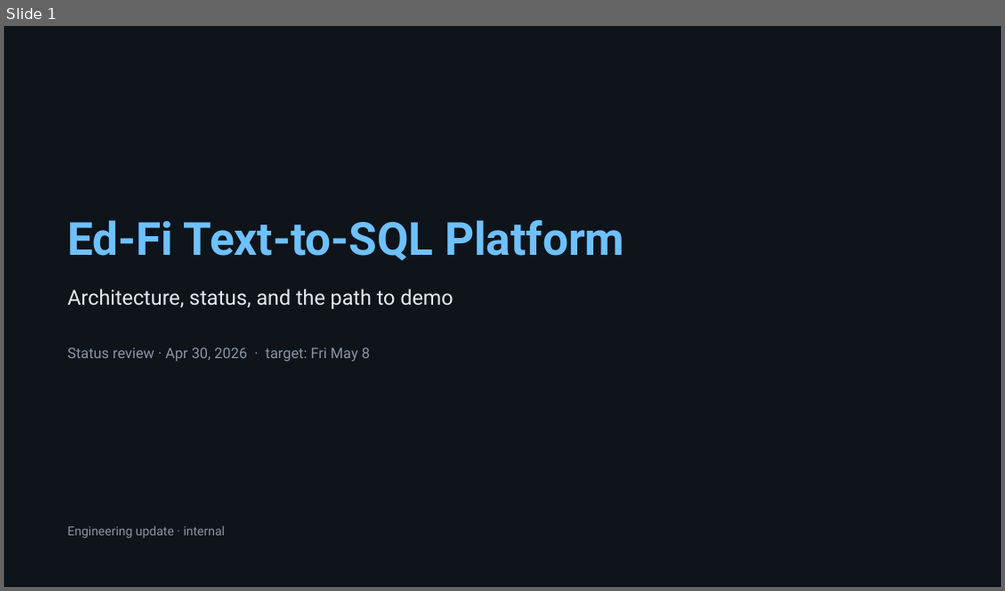
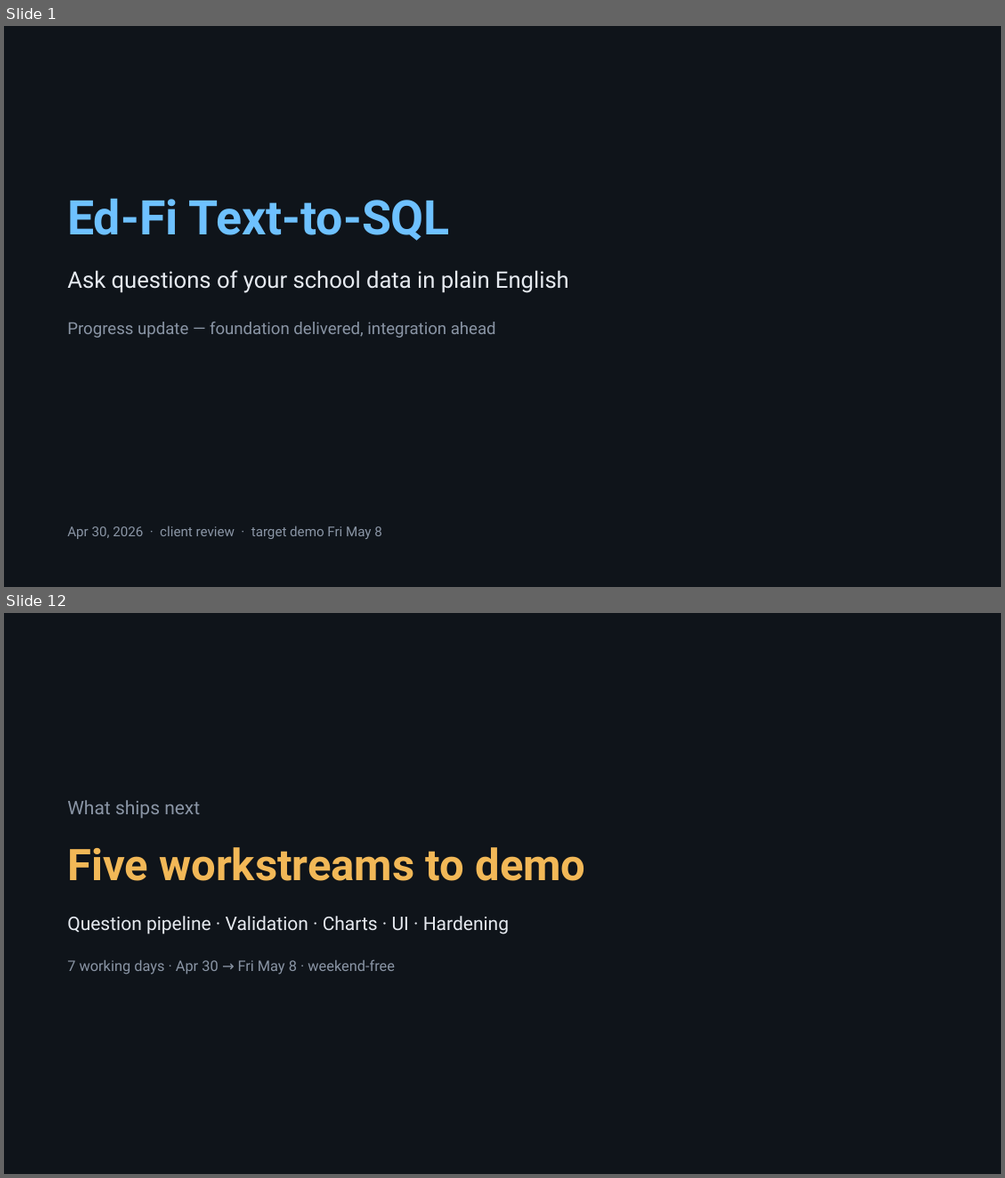
Before and after one commit to bharatmohanthakur/heavy_text2sql, a slide deck: docs/architecture_deck.pptx. Shown one above the other, each under a label of ours: slide 1 before the commit, slides 1 and 12 after it; the slides between them are not shown. The pictures are 1005x591 and 1005x1178 pixels, drawn with LibreOffice and Linux fonts; fonts in the diff are those of the drawing. Boxes give left, top, right and bottom in pixels: in the first picture for what was removed or moved away, otherwise in the second. Text is boxed around its words. In the diff, an @@ line names an element or a change of style, - is before the commit and + after.

```diff
--- a/docs/architecture_deck.pptx
+++ b/docs/architecture_deck.pptx
@@ slide 12 added at [4, 613, 1001, 1174], background #0F141A @@
@@ text added at [67, 800, 200, 818], 18 pt, text #8A95A5 @@
+What ships next
@@ text added at [67, 847, 585, 881], 42 pt, text #F2B857, bold @@
+Five workstreams to demo
@@ text added at [67, 916, 509, 934], 18 pt, text #E6EAF0 @@
+Question pipeline · Validation · Charts · UI · Hardening
@@ text added at [67, 959, 395, 974], 14 pt, text #8A95A5 @@
+7 working days · Apr 30 → Fri May 8 · weekend-free
@@ slide 1 changed as well @@
@@ text at [67, 198, 450, 240]: text changed; size 44 to 46 pt @@
-Ed-Fi Text-to-SQL Platform
+Ed-Fi Text-to-SQL
@@ text at [67, 270, 569, 293]: text changed; size 20 to 22 pt @@
-Architecture, status, and the path to demo
+Ask questions of your school data in plain English
@@ text at [67, 321, 496, 338]: text changed; size 14 to 16 pt @@
-Status review · Apr 30, 2026 · target: Fri May 8
+Progress update — foundation delivered, integration ahead
@@ text at [67, 525, 382, 539]: text changed; size 12 to 13 pt @@
-Engineering update · internal
+Apr 30, 2026 · client review · target demo Fri May 8
```
Also in this commit, not shown: 1 other slide changed, 13 other slides added, 14 slides removed, 1 other file.
